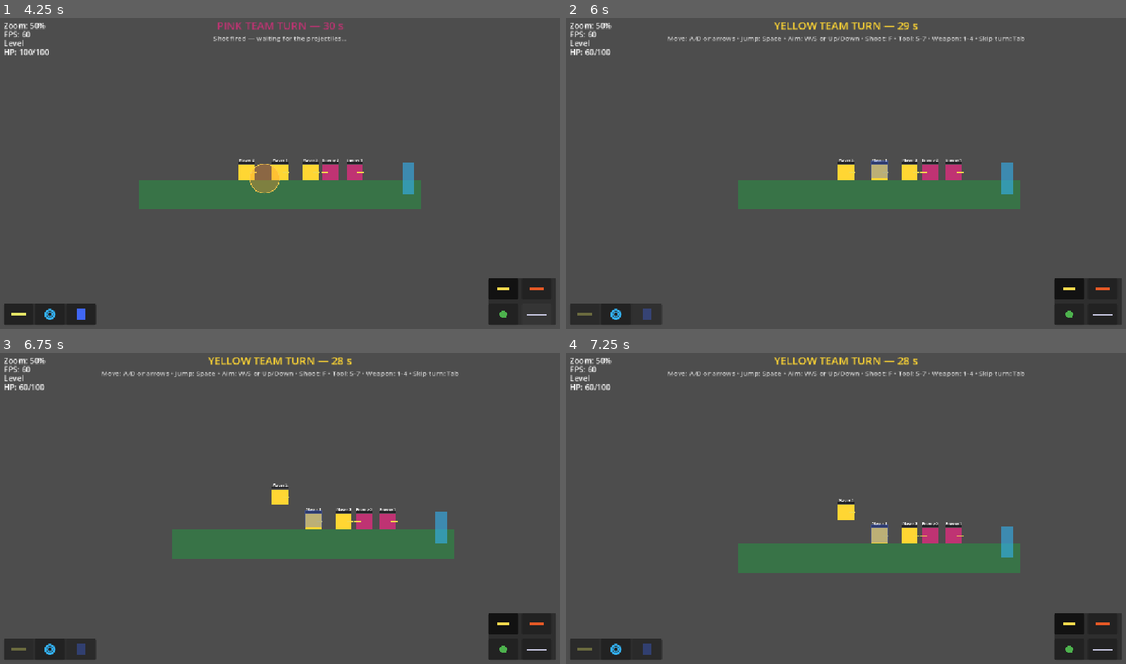
Above: before the commit, frames 1-4 (two rows, left to right).
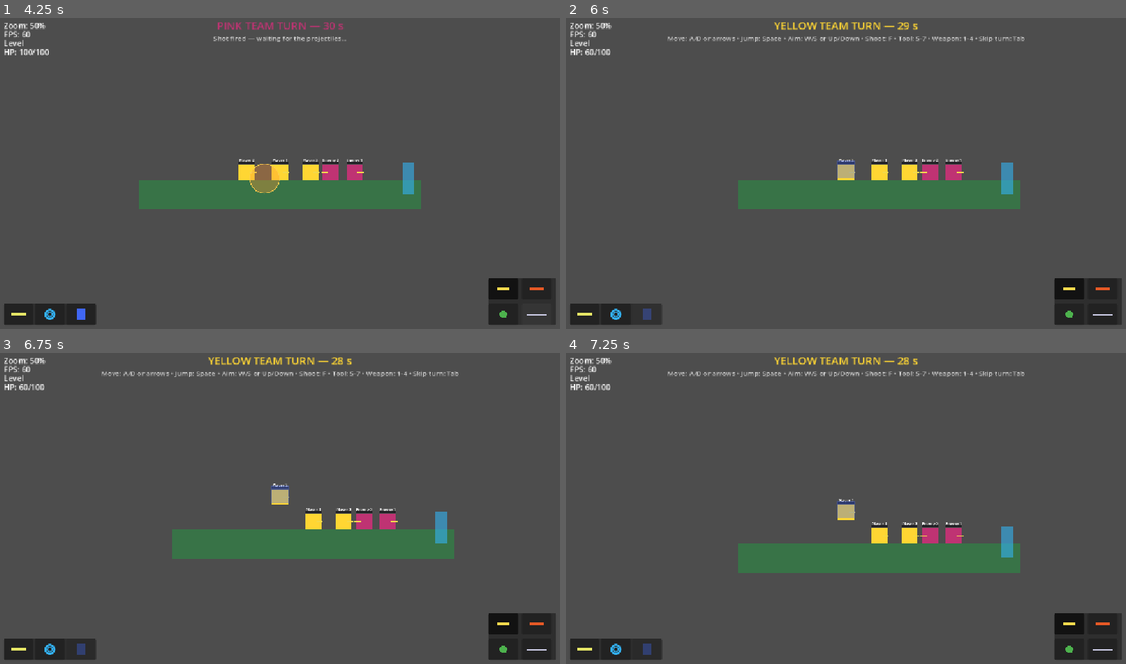
Above: after the commit, the same moments.

Repository: SDVGames-Studio/forms
Game: Godot game, scene res://Level.tscn
Same seed, same stepped clock (60 frames per second), same inputs: the game is played once before the commit and once after it. This scene is started directly instead of the project's main scene.
Inputs (mouse positions are in pixels of both pictures, inside the frame that each line leads up to):
- Up to frame 1 (4.25 s): tap Enter at 0.5 s; move the mouse to (252, 235) at 0.52 s; hold D (move_right) 0.53-1.25 s; tap F (shoot) at 0.6 s; click (252, 235) at 0.67 s; tap Space (jump) at 0.77 s; click (504, 288) at 1.27 s; click (537, 288) at 2.02 s; click (504, 313) at 2.77 s; click (537, 313) at 3.52 s
- Up to frame 2 (6 s): click (582, 313) at 4.27 s; click (616, 313) at 5.02 s; click (644, 313) at 5.77 s
- Up to frame 3 (6.75 s): tap Space (jump) at 6.5 s; drag from (448, 555) to (252, 570) at 6.52 s
- Up to frame 4 (7.25 s): no input

Frame 1 is identical in both runs. In frame 2, 0.4% of the frame differs, in the area x 2-58%, y 45-96%; in frame 3, 0.4%; in frame 4, 0.4%.

Commit message:
fix(turn): NPC acts only on its own team's turn; Switch updates active_member (#183)
- Npc.gd: the AI gate now requires the active team to be the NPC's own
  side in addition to active_member == self, so a stale/desynced
  active_member can never let the computer move or shoot during the
  player's move (the reported character synchronization).
- TeamController.gd: the Switch tool now points TurnController.active_member
  at the newly controlled member, keeping the hp watchdog, weapon lock,
  tools and the NPC gate consistent with control.
- tests/test_issue183.gd: regression check in the real Level scene.

Diff:
--- a/Npc.gd
+++ b/Npc.gd
@@ -224,7 +224,14 @@
 
 	# Issue #65/#121: only the active character of the team on turn may
 	# act — regardless of which team that is, so AI vs AI duels work.
-	if TurnController.game_over or TurnController.active_member != self:
+	# Issue #183: the team check is explicit — an NPC must never act while
+	# the OPPONENT's turn is active, even if a stale/lost active_member
+	# still points at it (that desync let the computer move and shoot
+	# during the player's move).
+	var my_team: String = TurnController.TEAM_PLAYER \
+			if is_in_group("player_team") else TurnController.TEAM_ENEMY
+	if TurnController.game_over or TurnController.active_team != my_team \
+			or TurnController.active_member != self:
 		velocity.x = 0.0
 		move_and_slide()
 		return
--- a/TeamController.gd
+++ b/TeamController.gd
@@ -43,3 +43,12 @@
 		# input control to hand over — skip them.
 		if members[i].has_method("set_controlled"):
 			members[i].set_controlled(i == index)
+	# Issue #183: keep TurnController.active_member in sync with control —
+	# the whole turn flow (hp watchdog, weapon lock, tools, the NPC gate)
+	# keys off active_member, so after a Switch it must point at the newly
+	# controlled member, not at the previous one.
+	if TurnController.active_team == TurnController.TEAM_PLAYER:
+		var member: Node = members[index]
+		if member != null and is_instance_valid(member) \
+				and member.get("controlled") == true:
+			TurnController.active_member = member
--- /dev/null
+++ b/tests/test_issue183.gd
@@ -0,0 +1,97 @@
+extends Node
+## Regression check for issue #183: character synchronization — the player
+## could move both their own and the computer's character, and the computer
+## could shoot during the player's move.
+##
+## Verifies, in the real Level scene:
+##  1. exactly one player-team member is controlled at any time;
+##  2. an enemy NPC stays idle even when a stale active_member points at
+##     it during the player's turn (it must never act or shoot then);
+##  3. after the Switch tool hands control over, TurnController.active_member
+##     follows the newly controlled member.
+##
+## Run headless: godot --headless res://tests/test_issue183.tscn
+## Exit code 0 = pass.
+
+func _ready() -> void:
+	var level: Node = load("res://Level.tscn").instantiate()
+	add_child(level)
+	for i in 30:
+		await get_tree().physics_frame
+	# Get to a player turn (skip any enemy turn quickly).
+	var waited := 0.0
+	while TurnController.active_team != "player" and waited < 20.0:
+		await get_tree().physics_frame
+		waited += 1.0 / 60.0
+		if TurnController.active_team == "enemy":
+			TurnController._end_turn()
+			for i in 5:
+				await get_tree().physics_frame
+			waited = 0.0
+	var in_player_turn: bool = TurnController.active_team == "player"
+
+	# 1 + 2: exactly one controlled member; a stale active_member on an NPC
+	# must not let it act during the player's turn.
+	var one_controlled := false
+	var npc_idle := true
+	var npc: Node = null
+	for node in get_tree().get_nodes_in_group("enemy_team"):
+		if is_instance_valid(node):
+			npc = node
+			break
+	if npc != null and is_instance_valid(npc):
+		TurnController.active_member = npc  # stale/desynced state
+		var x0: float = npc.global_position.x
+		var hp0: int = 100
+		for p in get_tree().get_nodes_in_group("player_team"):
+			if is_instance_valid(p) and p.get("controlled") == true:
+				hp0 = p.get("health")
+		for i in 60:
+			await get_tree().physics_frame
+		npc_idle = absf(npc.global_position.x - x0) < 2.0
+		for p in get_tree().get_nodes_in_group("player_team"):
+			if is_instance_valid(p) and p.get("controlled") == true:
+				one_controlled = p.get("health") == hp0
+	# Restore the real active member.
+	TurnController.active_member = null
+	var ctrl_count := 0
+	for m in get_tree().get_nodes_in_group("player_team"):
+		if is_instance_valid(m) and m.get("controlled") == true:
+			ctrl_count += 1
+			TurnController.active_member = m
+	one_controlled = one_controlled and ctrl_count == 1
+
+	# 3: after the Switch tool, active_member follows the controlled member.
+	var switched_follow := true
+	if ToolInventory.use_tool(ToolInventory.TOOL_SWITCH):
+		await get_tree().physics_frame
+		var am = TurnController.active_member
+		switched_follow = am != null and is_instance_valid(am) \
+			and am.get("controlled") == true
+		# Only the newly controlled member may move.
+		if am != null and is_instance_valid(am):
+			Input.action_press("move_right")
+			var x0: float = am.global_position.x
+			var others_ok := true
+			for m in get_tree().get_nodes_in_group("player_team"):
+				if is_instance_valid(m) and m != am:
+					m.set_meta("x0", m.global_position.x)
+			for i in 60:
+				await get_tree().physics_frame
+			Input.action_release("move_right")
+			switched_follow = absf(am.global_position.x - x0) > 2.0
+			for m in get_tree().get_nodes_in_group("player_team"):
+				if is_instance_valid(m) and m != am:
+					if absf(m.global_position.x - float(m.get_meta("x0"))) > 2.0:
+						others_ok = false
+			switched_follow = switched_follow and others_ok
+	else:
+		# Switch unavailable (already used this turn) — skip check 3.
+		switched_follow = true
+
+	var ok: bool = in_player_turn and one_controlled and npc_idle \
+		and switched_follow
+	print("ISSUE183 player_turn=", in_player_turn, " one_controlled=",
+		one_controlled, " npc_idle_in_player_turn=", npc_idle,
+		" switch_follows_control=", switched_follow, " ok=", ok)
+	get_tree().quit(0 if ok else 1)
--- /dev/null
+++ b/tests/test_issue183.tscn
@@ -0,0 +1,6 @@
+[gd_scene load_steps=2 format=3]
+
+[ext_resource type="Script" path="res://tests/test_issue183.gd" id="1"]
+
+[node name="TestIssue183" type="Node"]
+script = ExtResource("1")
